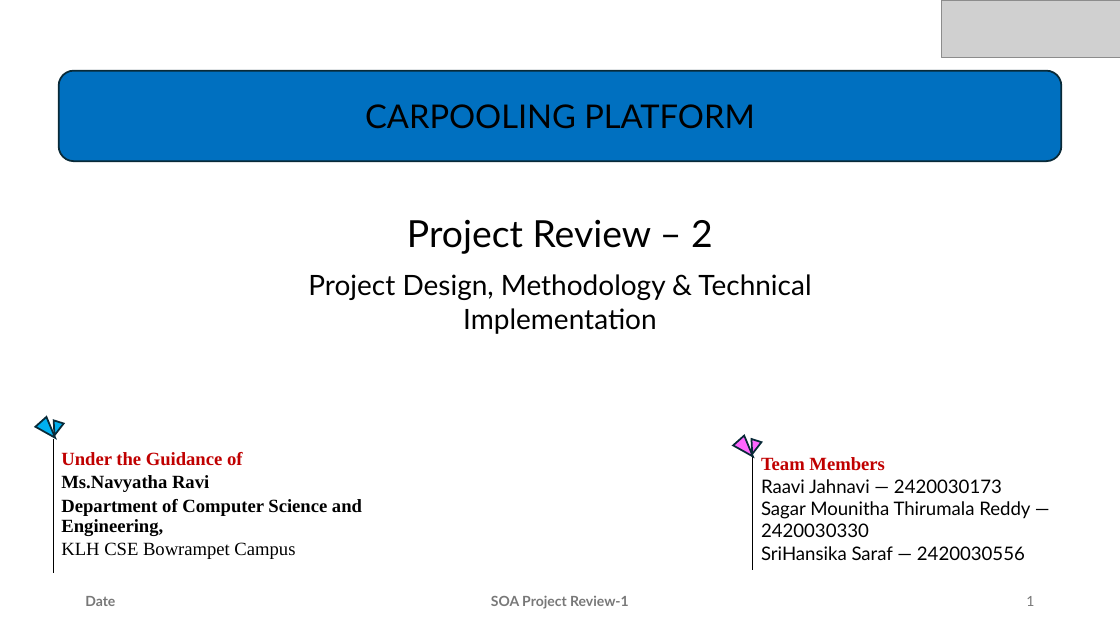
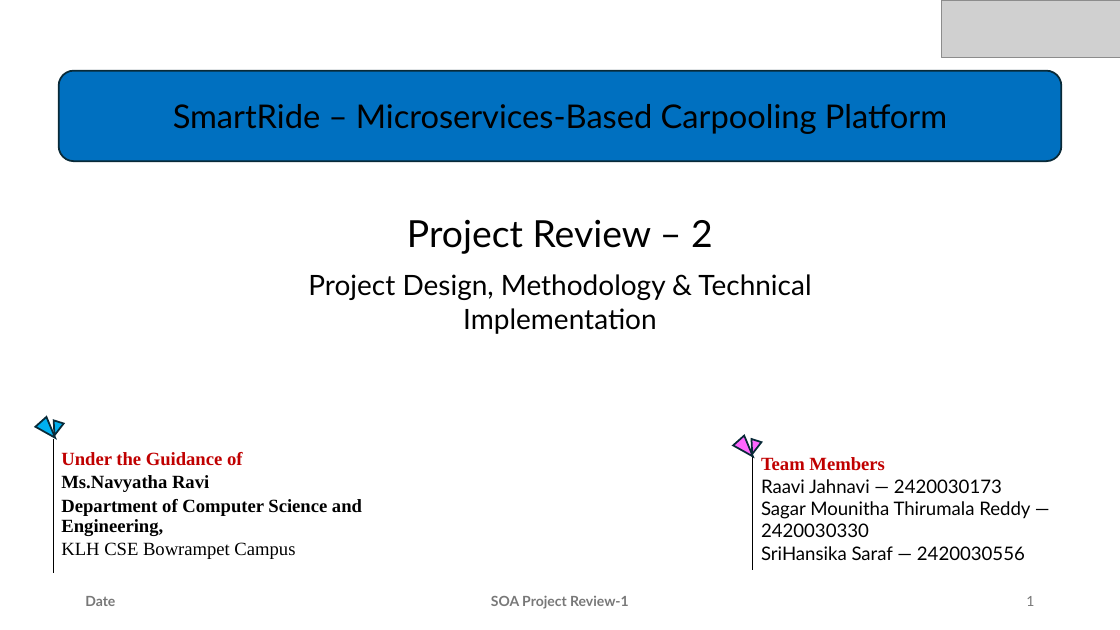
Before and after one commit to mounithareddy7/KLH-CSE-SOA-T20-SmartRide_Microservices_Based_Carpooling_Platform, a slide deck: slide 1 of CAR_POOLING_REVIEW-2_Team-20.pptx. Drawn at 1120x630 pixels with LibreOffice and Linux fonts; fonts in the diff are those of the drawing; grey boxes stand for pictures. Boxes give left, top, right and bottom in pixels: in the first picture for what was removed or moved away, otherwise in the second. Text is boxed around its words. In the diff, an @@ line names an element or a change of style, - is before the commit and + after.

```diff
--- a/CAR_POOLING_REVIEW-2_Team-20.pptx
+++ b/CAR_POOLING_REVIEW-2_Team-20.pptx
@@ text at (173,104,947,134): text changed @@
-CARPOOLING PLATFORM
+SmartRide – Microservices-Based Carpooling Platform
```
